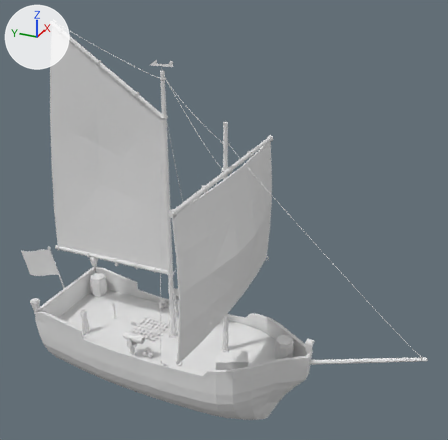
An edit to the FBX model Assets/Geometry/Ship.fbx, drawn before and after from the same camera.
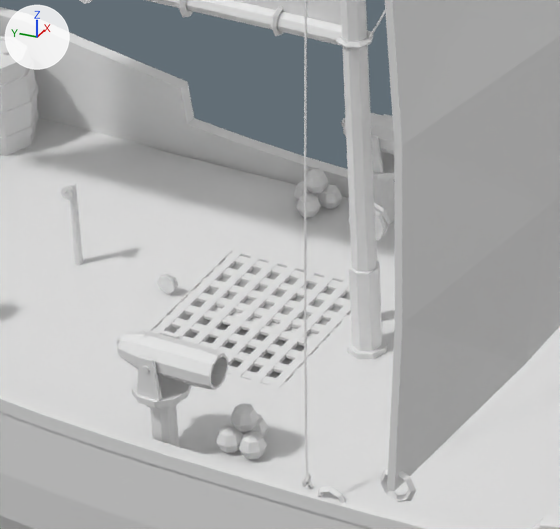
The first picture shows the older version from a 50 mm lens placed at (-22.2, -12.7, 20.2), pointed at (0.8, -2.4, 8.7). The close-ups show both versions on the part from 22% to 47% of the width and 60% to 85% of the height of that picture; other places that the commit changed are outside them. Every picture has the same lights, and +X, +Y and +Z are marked at upper left. Where no turn or scale is listed for an object, it has been applied to the vertices. Vertices at the same position are counted once.

Objects in the first close-up: 'BackBoom', 'BackMast', 'BackMastCover', 'Barrel1', 'CannonBallPile1', 'CannonBallPile2', 'CannonPortHorizontal', 'CannonPortVertical', 'CannonStarboard', 'CannonStarboardHorizontal', 'CannonStartboardVertical', 'Floor', 'FrontSail', 'Grate', 'Hull'.
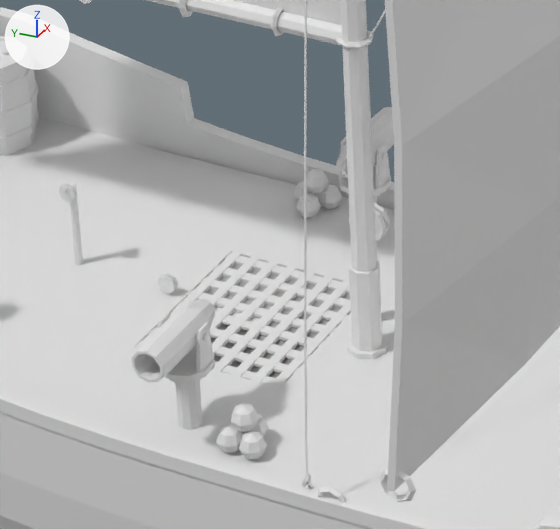
The newer file is also turned or shifted as a whole; pictures and numbers use the older file's frame.

Boxes [x1, y1, x2, y2] around the edits, measured in the close-ups (560 x 529 px; the box of a moved part takes in the faces that stretch with it):
'CannonStartboardVertical', reshaped (26% narrower, 40% taller): before [116, 331, 228, 390]; after [132, 299, 215, 382]
'CannonPortVertical', reshaped: before [341, 113, 394, 155]; after [336, 107, 394, 178]
'CannonPortHorizontal', reshaped: before [371, 114, 394, 180]; after [339, 137, 392, 195]
part 1 of me_cylinder_089, moved or reshaped: before [373, 152, 394, 180]; after [339, 164, 392, 195]
part 2 of me_cylinder_089, deleted: before [371, 135, 384, 174]
part 3 of me_cylinder_089, added: after [340, 137, 390, 188]
part 4 of me_cylinder_030, moved or reshaped: before [150, 405, 179, 447]; after [175, 381, 203, 430]
part 5 of me_cylinder_030, moved or reshaped: before [146, 402, 180, 410]; after [173, 378, 202, 384]
part 6 of me_torus_030, moved or reshaped (not visible afterwards): before [142, 366, 150, 373]
part 7 of me_torus_030, moved or reshaped: before [117, 331, 228, 390]; after [132, 299, 215, 382]
part 8 of me_cylinder_072, moved or reshaped: before [132, 375, 192, 408]; after [164, 344, 215, 382]
part 9 of me_cylinder_072, moved or reshaped: before [163, 332, 179, 339]; after [196, 323, 214, 372]
part 10 of me_cylinder_072, deleted: before [137, 356, 162, 401]
part 11 of me_cylinder_072, added: after [158, 312, 170, 329]
part 12 of me_torus_034, moved or reshaped: before [343, 113, 394, 155]; after [336, 107, 394, 178]
part 13 of me_torus_034, moved or reshaped: before [341, 118, 345, 127]; after [341, 160, 347, 176]

The change, as a diff of the scene's bpy script:
```diff
--- a/Assets/Geometry/Ship.fbx.py
+++ b/Assets/Geometry/Ship.fbx.py
@@ me_cylinder_089 @@
-me_cylinder_089.from_pydata(...)  # 36 vertices, 60 faces; spans x -0.263..0.263, y -0.277..0.277, z -0.032..0.452
+me_cylinder_089.from_pydata(...)  # 36 vertices, 60 faces; spans x -0.645..-0.091, y -0.263..0.263, z -0.032..0.452
+# me_cylinder_089 part 1: the loose piece of 20 vertices spanning x -0.263..0.263, y -0.277..0.277, z -0.032..0.032 is turned 90 degrees about the z axis through its middle, then moved by (-0.368, 0.0, 0.0)
+# me_cylinder_089 part 2: the loose piece of 8 vertices spanning x -0.233..-0.187, y -0.122..0.122, z 0.026..0.452 is deleted
+# me_cylinder_089 part 3: 16 vertices added at x -0.49..-0.246, y -0.233..0.233, z 0.026..0.452
@@ me_cylinder_072 @@
-me_cylinder_072.from_pydata(...)  # 36 vertices, 60 faces; spans x -0.263..0.263, y -0.277..0.277, z -0.032..0.452
+me_cylinder_072.from_pydata(...)  # 36 vertices, 60 faces; spans x 0.154..0.708, y -0.263..0.263, z -0.032..0.452
+# me_cylinder_072 part 8: the loose piece of 20 vertices spanning x -0.263..0.263, y -0.277..0.277, z -0.032..0.032 is turned -90 degrees about the z axis through its middle, then moved by (0.431, 0.0, 0.0)
+# me_cylinder_072 part 9: the loose piece of 8 vertices spanning x 0.187..0.233, y -0.122..0.122, z 0.026..0.452 is turned -90 degrees about the z axis through its middle, then moved by (0.221, -0.21, 0.0)
+# me_cylinder_072 part 10: the loose piece of 8 vertices spanning x -0.233..-0.187, y -0.122..0.122, z 0.026..0.452 is deleted
+# me_cylinder_072 part 11: 8 vertices added at x 0.309..0.553, y 0.187..0.233, z 0.026..0.452
@@ me_torus_030 @@
 me_torus_030.from_pydata(...)  # 172 vertices, 328 faces; spans x -0.243..0.243, y -0.639..0.472, z -0.175..0.201
+# me_torus_030 part 6: the loose piece of 20 vertices spanning x -0.243..-0.146, y -0.035..0.034, z -0.031..0.034 is turned -90 degrees about the z axis through its middle, then moved by (0.624, 0.196, 0.0)
+# me_torus_030 part 7: the loose piece of 80 vertices spanning x -0.175..0.175, y -0.639..0.385, z -0.175..0.194 is turned -90 degrees about the z axis through its middle, then moved by (0.303, 0.128, 0.0)
@@ me_torus_034 @@
 me_torus_034.from_pydata(...)  # 172 vertices, 328 faces; spans x -0.243..0.244, y -0.639..0.471, z -0.174..0.201
+# me_torus_034 part 12: the loose piece of 80 vertices spanning x -0.175..0.176, y -0.639..0.385, z -0.174..0.194 is turned 90 degrees about the z axis through its middle, then moved by (-0.239, 0.128, 0.0)
+# me_torus_034 part 13: the loose piece of 20 vertices spanning x -0.02..0.021, y 0.381..0.471, z -0.075..0.105 is turned 90 degrees about the z axis through its middle, then moved by (-0.793, -0.425, 0.0)
@@ me_cylinder_030 @@
 me_cylinder_030.from_pydata(...)  # 40 vertices, 72 faces; spans x -0.182..0.182, y -0.191..0.191, z -0.061..0.769
+# me_cylinder_030 part 4: the loose piece of 20 vertices spanning x -0.114..0.114, y -0.12..0.12, z -0.061..0.689 is turned -90 degrees about the z axis through its middle, then moved by (0.431, 0.0, 0.0)
+# me_cylinder_030 part 5: the loose piece of 20 vertices spanning x -0.182..0.182, y -0.191..0.191, z 0.67..0.769 is turned -90 degrees about the z axis through its middle, then moved by (0.431, 0.0, 0.0)
```
